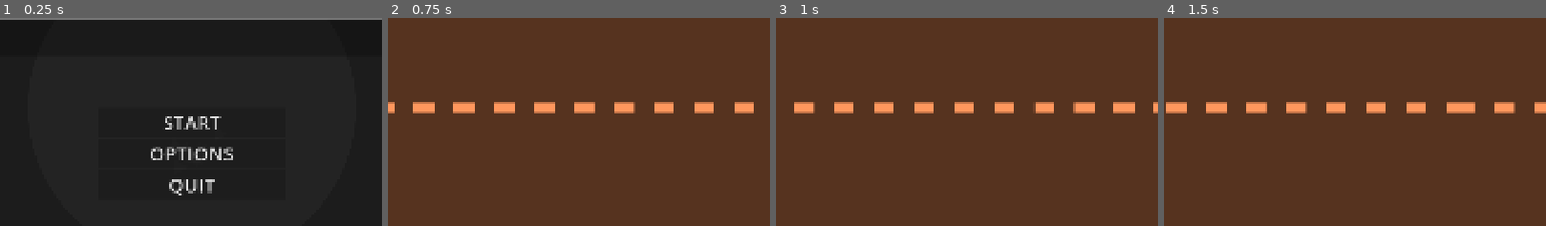
Above: before the commit, frames 1-4 (left to right).
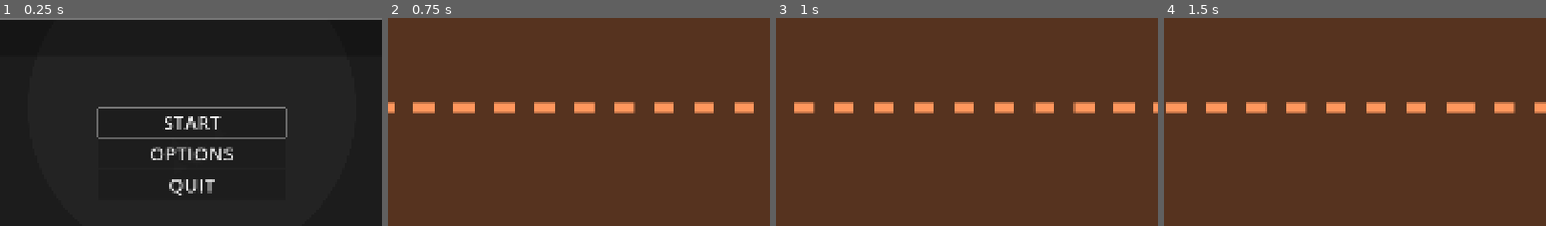
Above: after the commit, the same moments.

Repository: Yuna-Fr/AccessibilityGame
Game: Godot game, scene res://Scenes/Main_menu.tscn
Same seed, same stepped clock (60 frames per second), same inputs: the game is played once before the commit and once after it. Sound files missing from this copy of the repository are replaced by a short silence.
Inputs (mouse positions are % of the whole screen's width and height, from its top left):
- Up to frame 1 (0.25 s): no input
- Up to frame 2 (0.75 s): click "START" at 0.5 s
- Up to frame 3 (1 s): no input
- Up to frame 4 (1.5 s): tap Enter at 1.25 s; move the mouse to (16, 51) at 1.27 s; hold D (Move_Right) from 1.28 s (still down); hold Space (Action) from 1.28 s (still down); click (16, 51) at 1.42 s
The pictures show only the part of the screen within x 25-75%, y 28-78%; the shares and areas given below are measured in that part.

The runs differ from the first frame. In frame 1, 1.0% of the frame differs, in the area x 25-76%, y 42-59%; in frame 2, nothing differs; in frame 3, nothing differs; in frame 4, nothing differs.

Commit message:
more focus things (work better with gamepad)

Diff:
--- a/Prefabs/UI/P_SettingsMenu.tscn
+++ b/Prefabs/UI/P_SettingsMenu.tscn
@@ -14,9 +14,10 @@
 [sub_resource type="StyleBoxFlat" id="StyleBoxFlat_5yof3"]
 bg_color = Color(0.86, 0.5016667, 0, 0.5882353)
 
-[node name="MenuLayer" type="CanvasLayer" unique_id=634841517]
+[node name="MenuLayer" type="CanvasLayer" unique_id=634841517 node_paths=PackedStringArray("firstFocusControl")]
 process_mode = 3
 script = ExtResource("1_6sgrq")
+firstFocusControl = NodePath("CenterContainer/TabContainer/INPUTS/CenterContainer/HBoxContainer/VKeyboard/Button_Up")
 
 [node name="ColorRect" type="ColorRect" parent="." unique_id=1024405026]
 material = SubResource("ShaderMaterial_166xi")
@@ -53,10 +54,9 @@
 [node name="TabContainer" type="TabContainer" parent="CenterContainer" unique_id=796310891]
 layout_mode = 2
 theme_override_styles/panel = SubResource("StyleBoxFlat_5yof3")
-current_tab = 1
+current_tab = 0
 
 [node name="INPUTS" type="MarginContainer" parent="CenterContainer/TabContainer" unique_id=496747328 node_paths=PackedS …(206 unchanged characters)…
-visible = false
 custom_minimum_size = Vector2(500, 500)
 layout_mode = 2
 size_flags_horizontal = 3
@@ -186,6 +186,7 @@
 text = "   Reset   "
 
 [node name="ACCESSIBILITY" type="MarginContainer" parent="CenterContainer/TabContainer" unique_id=2136410764 node_paths=PackedStringArray("easy", "normal", "hard", "c_one_button", "s_one_button", "p_one_button", "d_player", "d_bullet", "d_enemy", "contrast_mode")]
+visible = false
 custom_minimum_size = Vector2(500, 500)
 layout_mode = 2
 theme_override_constants/margin_left = 50
@@ -228,7 +229,7 @@
 layout_mode = 2
 size_flags_vertical = 3
 follow_focus = true
-scroll_vertical = 585
+scroll_vertical = 100
 scroll_hint_mode = 3
 
 [node name="MarginContainer" type="MarginContainer" parent="CenterContainer/TabContainer/ACCESSIBILITY/VBoxContainer/ScrollContainer" unique_id=33677719]
--- a/Scripts/S_Main_menu.gd
+++ b/Scripts/S_Main_menu.gd
@@ -6,11 +6,13 @@
 var optionUI
 
 func _ready() -> void:
-	startButton.grab_focus
+	startButton.grab_focus.call_deferred()
 	optionUI = GameSingletons.get_node("MenuLayer")
+	optionUI.unpauseFocusControl = startButton
 
 func _on_start_pressed() -> void:
 	optionUI.visible = false
+	optionUI.unpauseFocusControl = null
 	get_tree().change_scene_to_packed(first_level)
 
 
--- a/Scripts/S_MenuLayer.gd
+++ b/Scripts/S_MenuLayer.gd
@@ -1,7 +1,9 @@
 extends CanvasLayer
 
 @export var music : AudioStreamPlayer
+@export var firstFocusControl : Control
 
+var unpauseFocusControl : Control
 var paused = false
 
 func _ready() -> void:
@@ -9,14 +11,19 @@
 
 func _input(event: InputEvent) -> void:
 	if Input.is_action_just_pressed("Pause"):
+		firstFocusControl.grab_focus.call_deferred()
 		paused = !paused
 		self.visible = paused
 		get_tree().paused = paused
+		if self.visible == false and unpauseFocusControl != null:
+			unpauseFocusControl.grab_focus.call_deferred()
 
 func _on_exit_button_pressed() -> void:
 	paused = false
 	self.visible = false
 	get_tree().paused = false
+	if unpauseFocusControl != null:
+		unpauseFocusControl.grab_focus.call_deferred()
 
 func _on_music_finished() -> void:
 	if music.stream != null:
